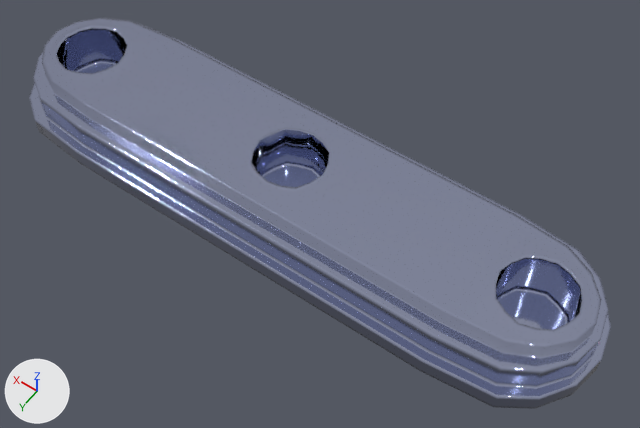
The FBX model Blender/fbx/V2/Faucet Base.fbx, before and after one commit.
Before and after are seen from a 50 mm camera at (-0.116, 0.146, 0.23) aimed at (-0.013, 0.002, 0.003). Arrows for +X, +Y and +Z are at lower left; the lights stay in place. Where no turn or scale is listed for an object, it has been applied to the vertices.

Before the edit, the objects in view are built like this:
```python
me_cube_021 = bpy.data.meshes.new('Cube.021')
me_cube_021.from_pydata(...)  # 1466 vertices, 1464 faces; spans x -0.11..0.11, y -0.03..0.03, z 0.0..0.02
me_cube_021.materials.append(mat_llave_001)  # blue #b0b7d3
ob_grifo_001 = bpy.data.objects.new('Grifo.001', me_cube_021)
ob_grifo_001.location = (0.0, 0.0, 0.0)
```
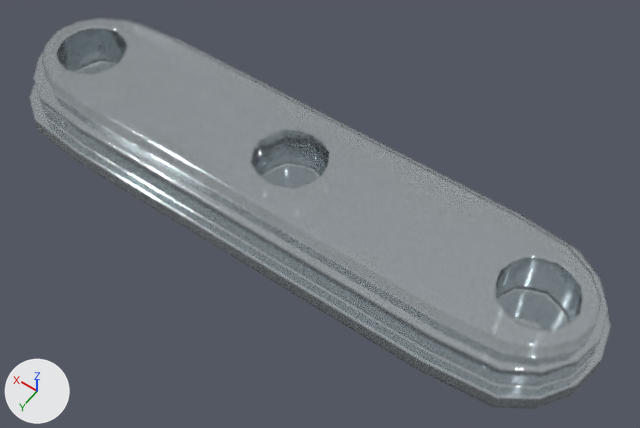
Where the change shows, as pixel boxes (x1, y1, x2, y2) in the pictures (640 x 428 px):
'Grifo.001', recoloured, surface changed, moved (blue to grey)
    both: (29, 17, 611, 409)

The change, as a list of edits to the scene's bpy script:
```text
Add img_faucet_4_png:
    img_faucet_4_png = load_image('Faucet 4.png', '../../../Textures/Texture V4/Faucet 4.png', 2048, 2048, 'Non-Color')
Add mat_llave_002:
    mat_llave_002 = bpy.data.materials.new('Llave.002')
    # uses the picture img_faucet_4_png
Change me_cube_021:
    where me_cube_021.from_pydata(...)  # 1466 vertices, 1464 faces; spans x -0.11..0.11, y -0.03..0.03, z 0.0..0.02
    used by ob_grifo_001; location = (0.0, 0.0, 0.0)
    remove me_cube_021.materials.append(mat_llave_001)  # blue #b0b7d3
    me_cube_021 part 1: texture (UV) coordinates of 1464 of 1464 faces, centred in x -0.109..0.109, y -0.03..0.03, z 0.0..0.02, changed; they spanned u 0.19..0.89, v 0.0..0.86 and now span u 0.19..0.95, v 0.0..0.91
    add me_cube_021.materials.append(mat_llave_002)
```
